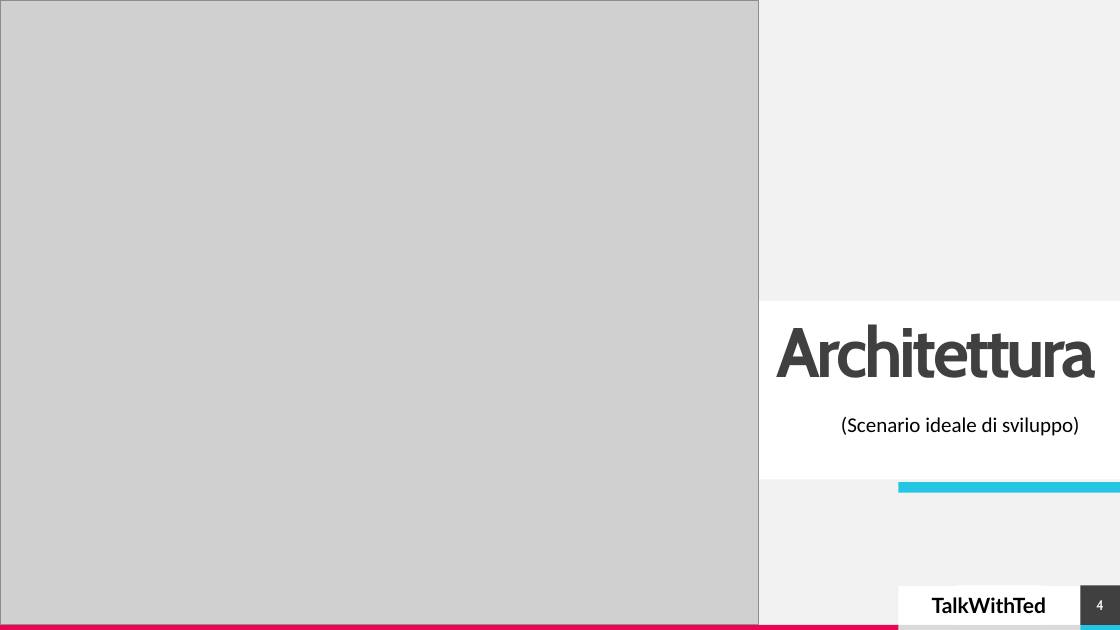
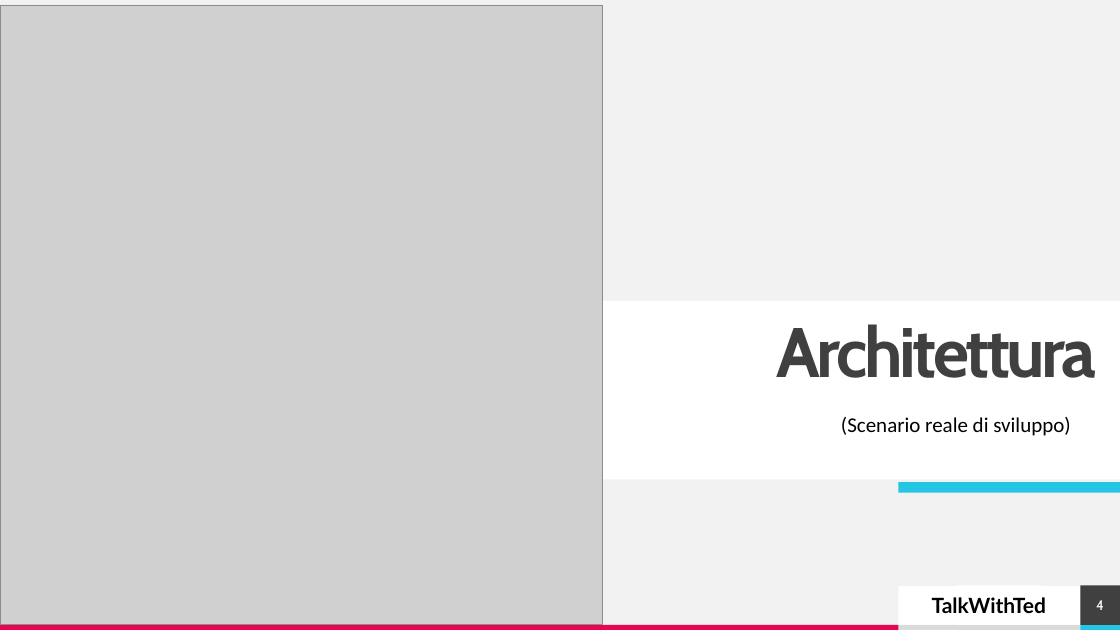
Before and after one commit to zakria-mehmood/unibg_cloud_e_mobile_2024, a slide deck: slide 4 of Progetto/Presentazioni/TalkWithTed.pptm. Drawn at 1120x630 pixels with LibreOffice and Linux fonts; fonts in the diff are those of the drawing; grey boxes stand for pictures. Boxes give left, top, right and bottom in pixels: in the first picture for what was removed or moved away, otherwise in the second. Text is boxed around its words. In the diff, an @@ line names an element or a change of style, - is before the commit and + after.

Commit message:
Aggiornamento Homework1 - architettura con scenario reale

```diff
--- a/Progetto/Presentazioni/TalkWithTed.pptm
+++ b/Progetto/Presentazioni/TalkWithTed.pptm
@@ picture resized from (x1=0, y1=0, x2=759, y2=625) to (x1=0, y1=5, x2=603, y2=624) @@
@@ text at (x1=841, y1=417, x2=1070, y2=436): text changed @@
-(Scenario ideale di sviluppo)
+(Scenario reale di sviluppo)
```
Also in this commit, not shown: 1 other slide changed, 6 other files.
